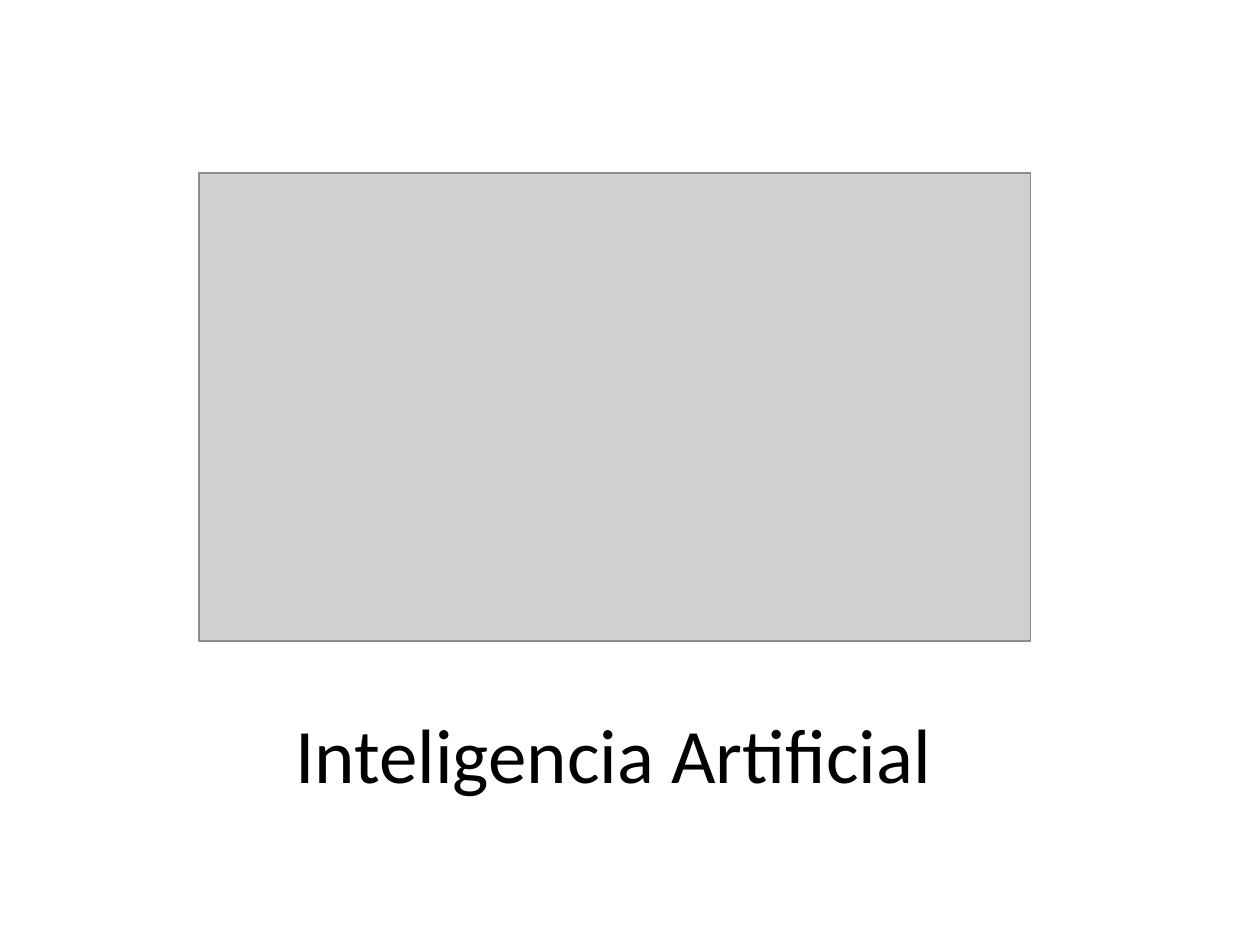
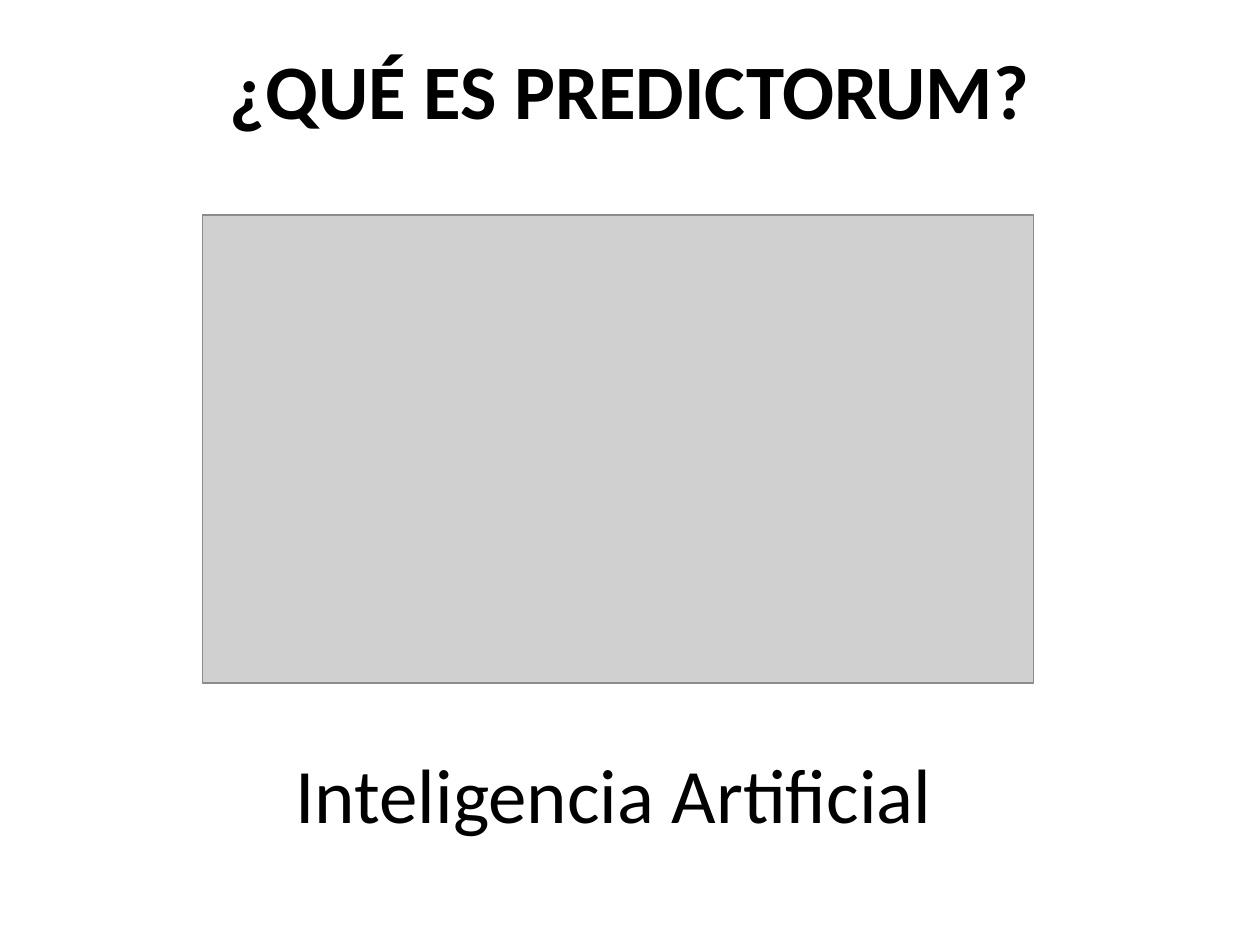
Before and after one commit to thedarkfather/TFG, a slide deck: slide 4 of Docs/Presentación.pptx. Drawn at 1260x945 pixels with LibreOffice and Linux fonts; fonts in the diff are those of the drawing; grey boxes stand for pictures. Boxes give left, top, right and bottom in pixels: in the first picture for what was removed or moved away, otherwise in the second. Text is boxed around its words. In the diff, an @@ line names an element or a change of style, - is before the commit and + after.

```diff
--- a/Docs/Presentación.pptx
+++ b/Docs/Presentación.pptx
@@ text added at <box>230,55,1029,132</box>, 44 pt, text #000000, bold @@
+¿QUÉ ES PREDICTORUM?
@@ picture: place and size @@
-picture at <box>199,173,1031,640</box>
+picture at <box>203,215,1034,683</box>
@@ text "Inteligencia Artificial": place and size @@
-text "Inteligencia Artificial" at <box>295,729,931,797</box>
+text "Inteligencia Artificial" at <box>295,769,932,837</box>
```
Also in this commit, not shown: 3 other slides changed, 1 slide added, 1 slide removed.
